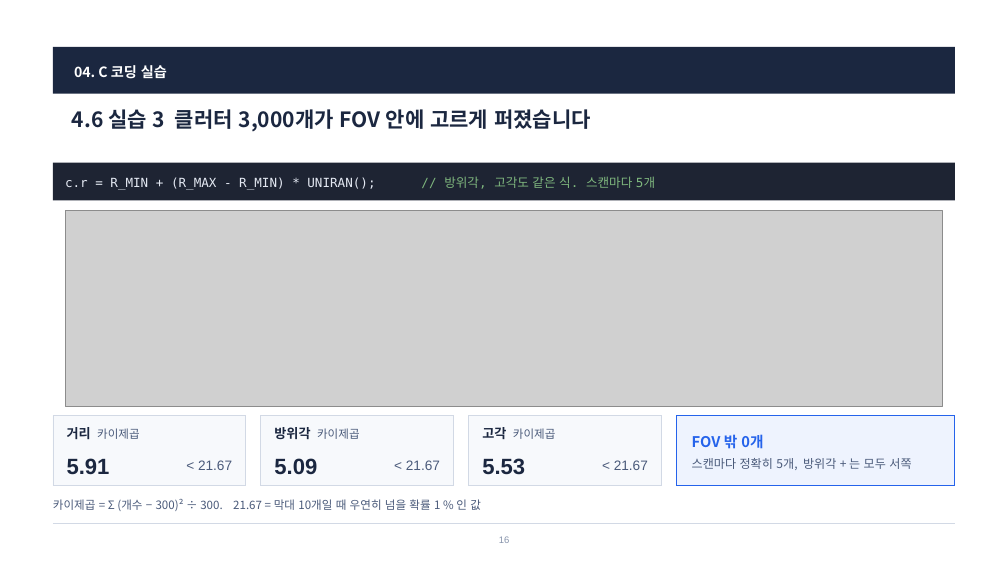
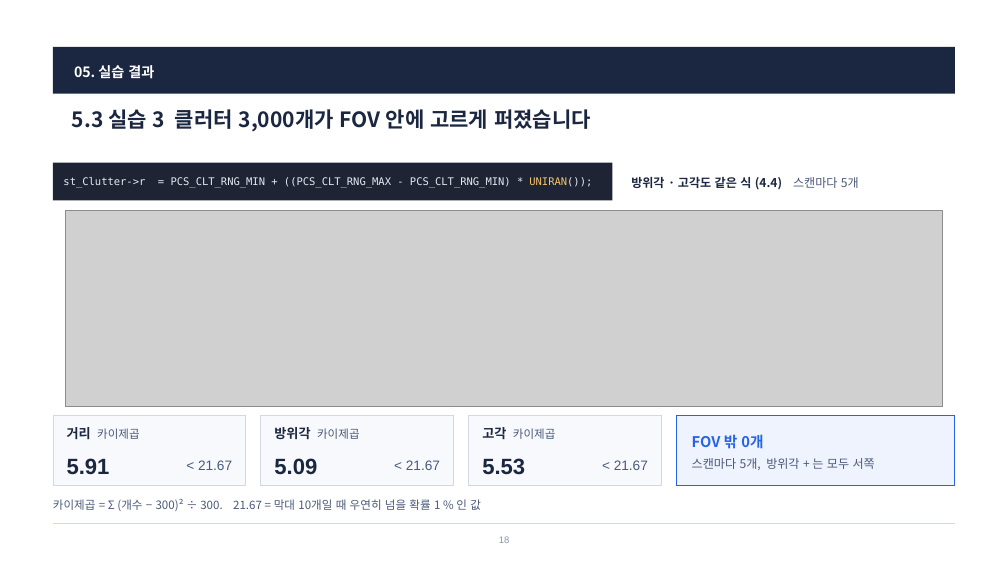
Before and after one commit to harley-hwan/radar-sw-study, a slide deck: slide 18 of Part4_Plot_Clutter_Sim/ref/산출물/Part4_플롯_클러터_모의_통합.pptx (slide 16 before the commit). Drawn at 1008x567 pixels with LibreOffice and Linux fonts; fonts in the diff are those of the drawing; grey boxes stand for pictures. Boxes give left, top, right and bottom in pixels: in the first picture for what was removed or moved away, otherwise in the second. Text is boxed around its words. In the diff, an @@ line names an element or a change of style, - is before the commit and + after.

```diff
--- a/Part4_Plot_Clutter_Sim/ref/산출물/Part4_플롯_클러터_모의_통합.pptx
+++ b/Part4_Plot_Clutter_Sim/ref/산출물/Part4_플롯_클러터_모의_통합.pptx
@@ text at (74, 65, 154, 79): text changed @@
-04. C 코딩 실습
+05. 실습 결과
@@ text at (72, 109, 591, 131): text changed @@
-4.6 실습 3 클러터 3,000개가 FOV 안에 고르게 퍼졌습니다
+5.3 실습 3 클러터 3,000개가 FOV 안에 고르게 퍼졌습니다
@@ rectangle: place and size @@
-rectangle at (53, 163, 955, 200)
+rectangle at (53, 163, 613, 200)
@@ text added at (63, 177, 592, 188), 10 pt, text #E3E8F2 @@
+st_Clutter->r = PCS_CLT_RNG_MIN + ((PCS_CLT_RNG_MAX - PCS_CLT_RNG_MIN) * UNIRAN());
@@ text at (631, 177, 859, 190): text changed; size 12 to 11.5 pt; font DejaVu Sans Mono to Noto Sans CJK KR; text colour #E3E8F2 to #1B2740; bold on @@
-c.r = R_MIN + (R_MAX - R_MIN) * UNIRAN(); // 방위각, 고각도 같은 식. 스캔마다 5개
+방위각 · 고각도 같은 식 (4.4) 스캔마다 5개
@@ text at (692, 458, 875, 470): text changed @@
-스캔마다 정확히 5개, 방위각 + 는 모두 서쪽
+스캔마다 5개, 방위각 + 는 모두 서쪽
```
Also in this commit, not shown: 13 other slides changed, 4 slides added, 7 slides removed, 3 other files.
